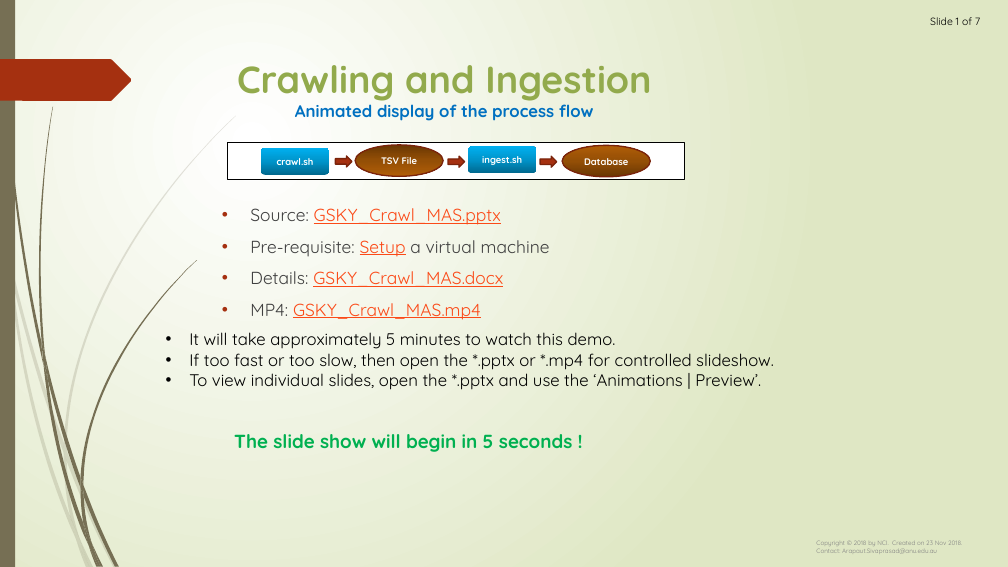
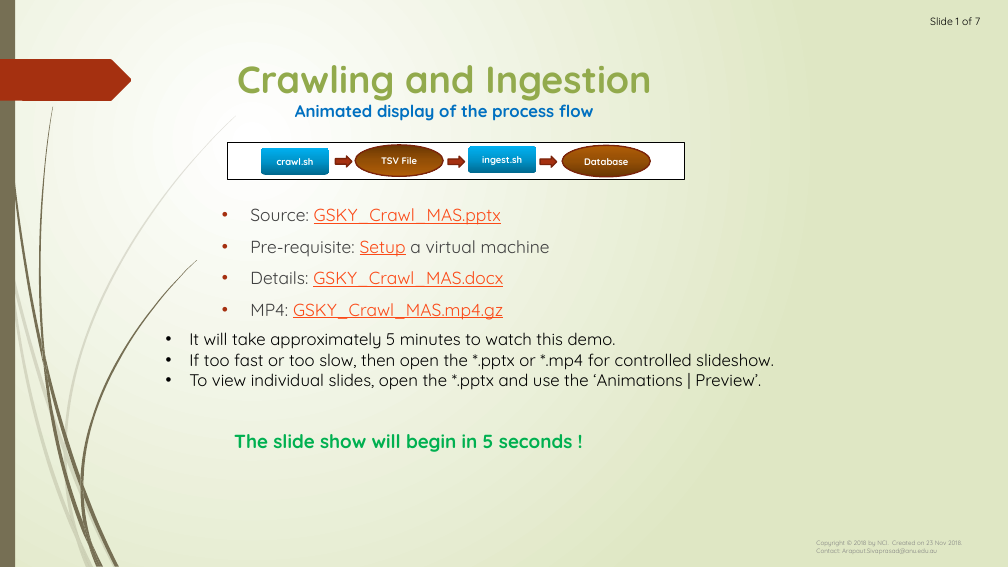
Before and after one commit to nci/gsky, a slide deck: slide 1 of crawl/GSKY_Crawl_MAS.pptx. Drawn at 1008x567 pixels with LibreOffice and Linux fonts; fonts in the diff are those of the drawing; background and template pictures are left out. Boxes give left, top, right and bottom in pixels: in the first picture for what was removed or moved away, otherwise in the second. Text is boxed around its words. In the diff, an @@ line names an element or a change of style, - is before the commit and + after.

```diff
--- a/crawl/GSKY_Crawl_MAS.pptx
+++ b/crawl/GSKY_Crawl_MAS.pptx
@@ text at (250, 303, 503, 320): text changed @@
-• MP4: GSKY_Crawl_MAS.mp4
+• MP4: GSKY_Crawl_MAS.mp4.gz
```
Also in this commit, not shown: 1 other slide changed.
